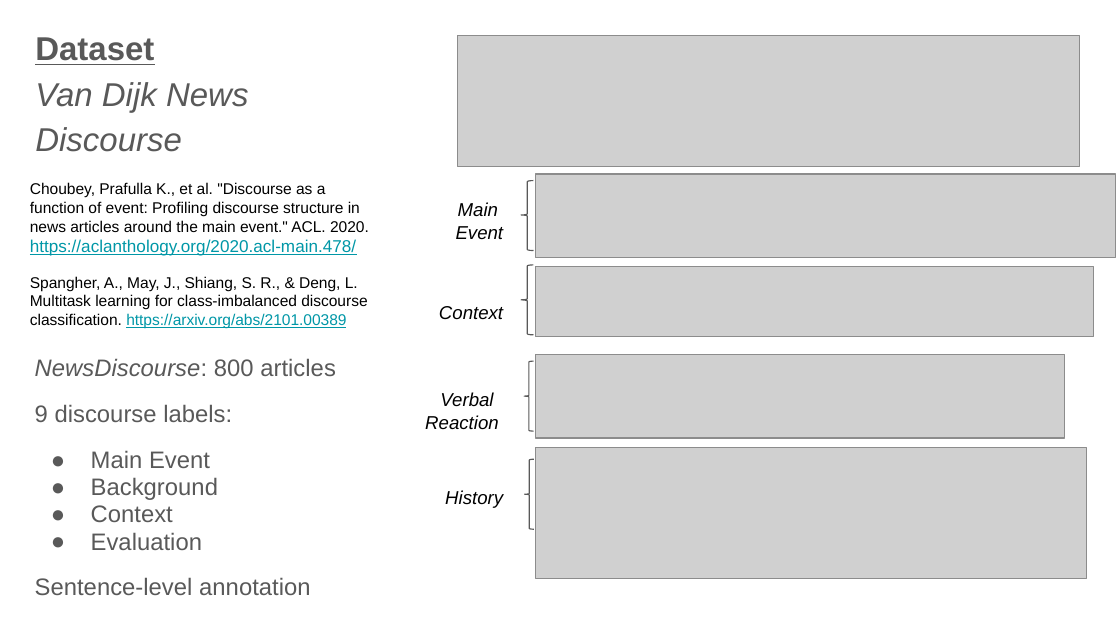
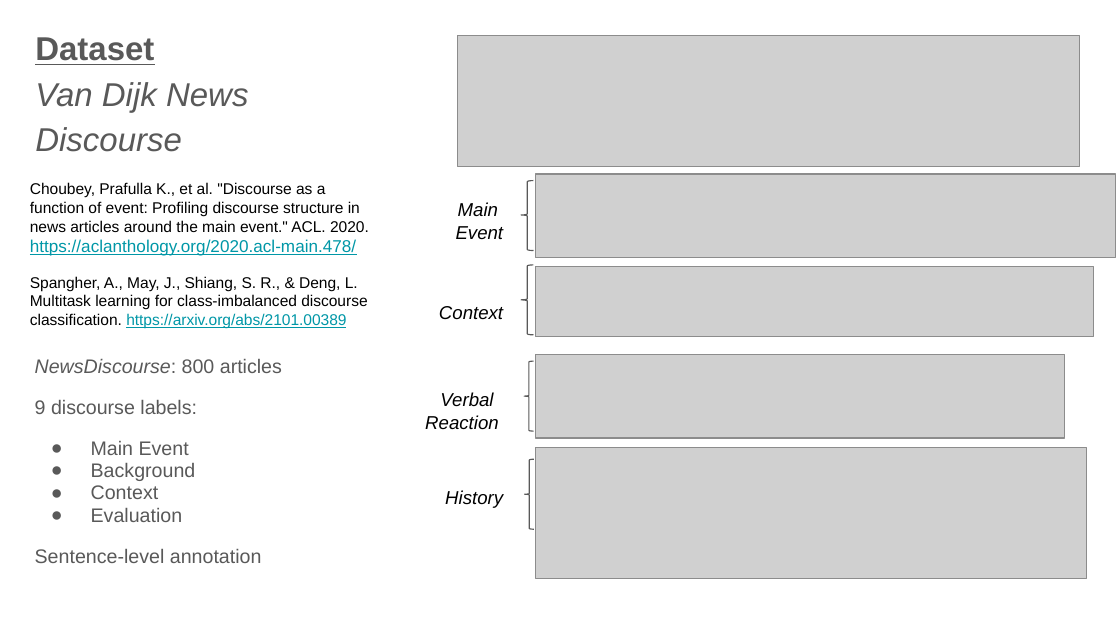
Before and after one commit to jonmay/USC-CS662, a slide deck: slide 36 of assets/files/discourse.pptx (slide 37 before the commit). Drawn at 1120x630 pixels with LibreOffice and Linux fonts; fonts in the diff are those of the drawing; grey boxes stand for pictures. Boxes give left, top, right and bottom in pixels: in the first picture for what was removed or moved away, otherwise in the second. Text is boxed around its words. In the diff, an @@ line names an element or a change of style, - is before the commit and + after.

Commit message:
discourse tweak

```diff
--- a/assets/files/discourse.pptx
+++ b/assets/files/discourse.pptx
@@ text "NewsDiscourse: 800 articles" at (x1=35, y1=359, x2=282, y2=563): size 15.3 to 12.6 pt @@
```
Also in this commit, not shown: 17 other slides changed, 1 slide removed, 1 other file.
